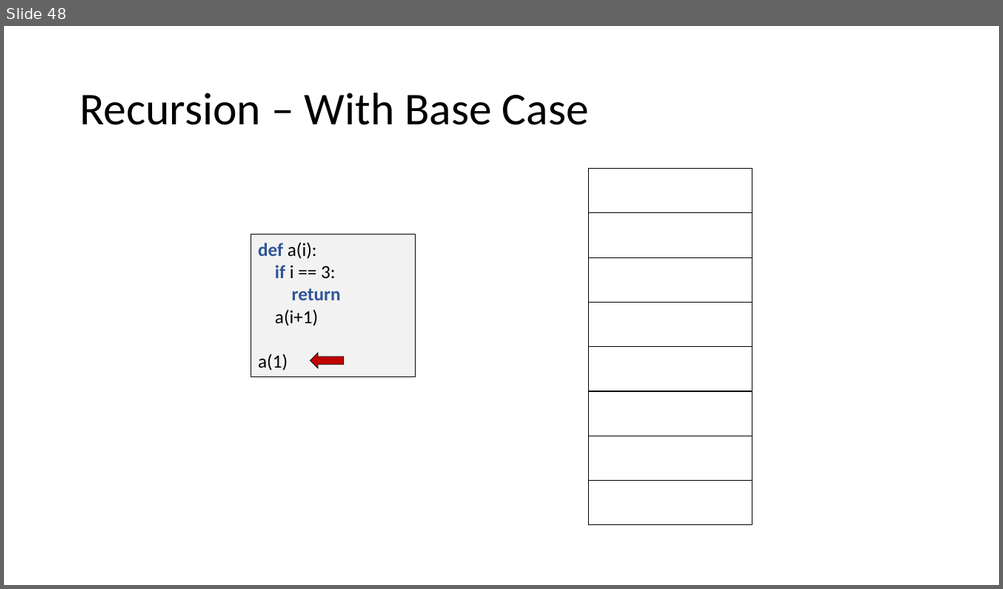
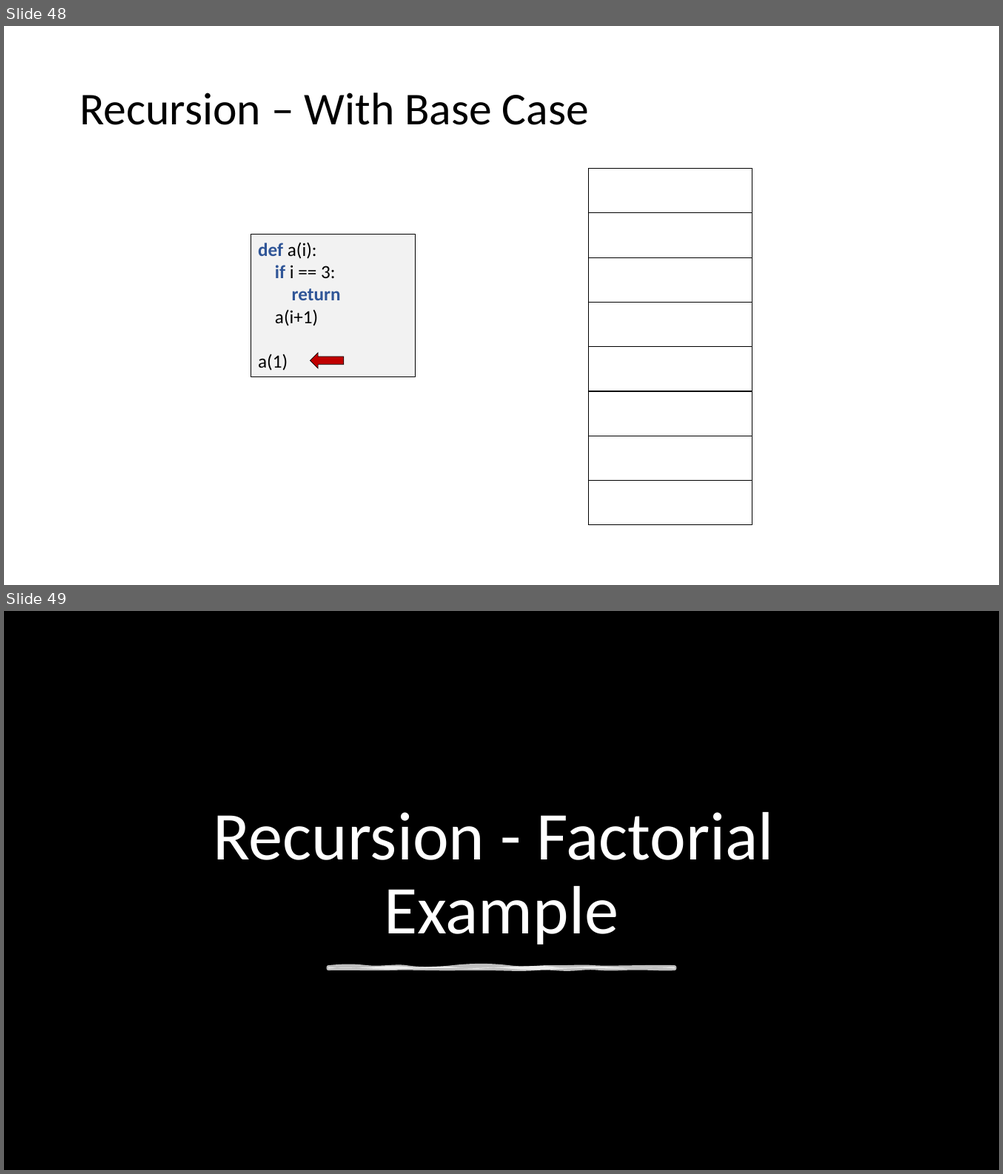
Before and after one commit to echoaj/TCS_PowerPoints, a slide deck: PowerPoints/Recursion.pptx. Shown one above the other, each under a label of ours: slide 48 before the commit, slides 48 and 49 after it. The pictures are 1003x589 and 1003x1174 pixels, drawn with LibreOffice and Linux fonts; fonts in the diff are those of the drawing; background and template pictures are left out. Boxes give left, top, right and bottom in pixels: in the first picture for what was removed or moved away, otherwise in the second. Text is boxed around its words. In the diff, an @@ line names an element or a change of style, - is before the commit and + after.

```diff
--- a/PowerPoints/Recursion.pptx
+++ b/PowerPoints/Recursion.pptx
@@ slide 49 added at [4,611,999,1170], background picture (left out) @@
@@ title added at [213,812,774,945], 66 pt, text #FFFFFF @@
+Recursion - Factorial
+Example
@@ freeform shape added at [329,968,674,969], fill #FFFFFF at 75% opacity, outline #FFFFFF 3.5 pt @@
```
Also in this commit, not shown: 1 slide changed, 58 other slides added, 2 other files.
